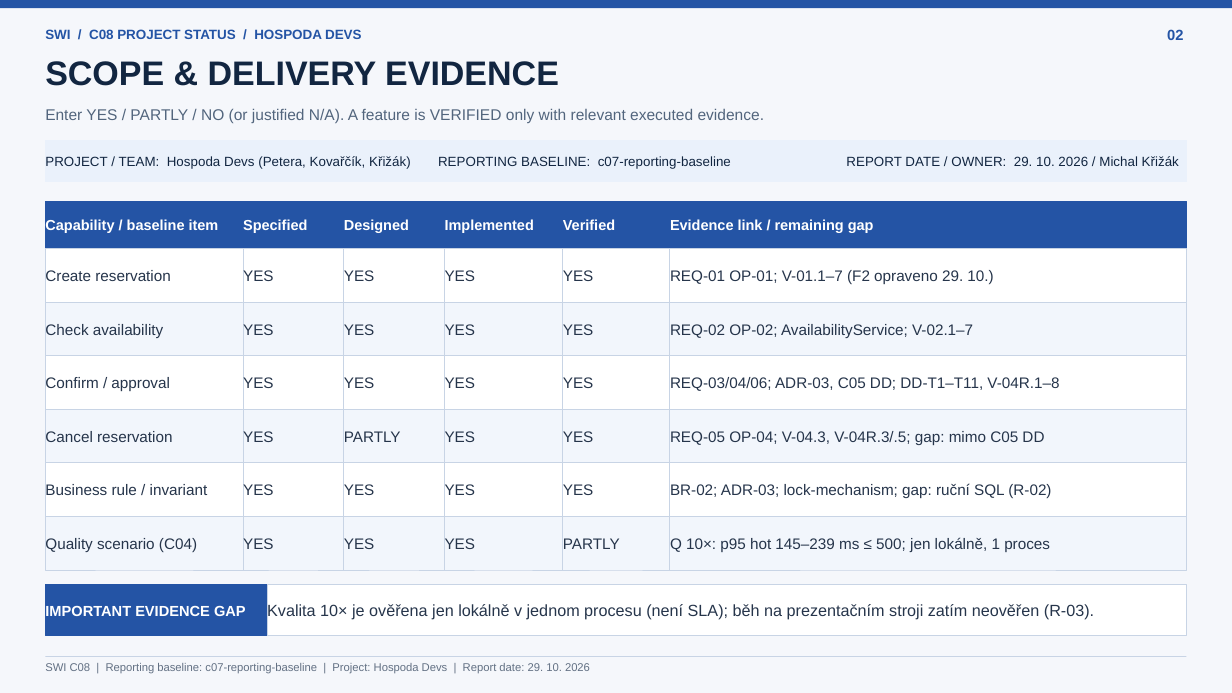
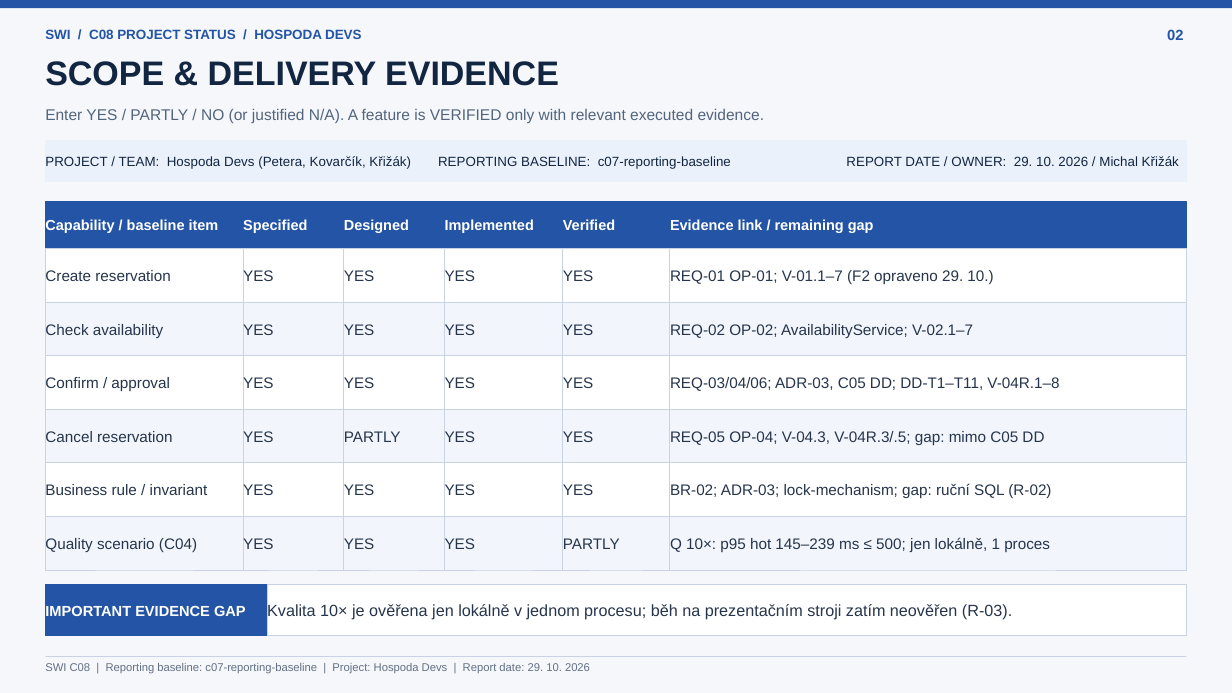
Before and after one commit to jaroslavpetera/swi_project, a slide deck: slide 2 of docs/c08-project-status.pptx. Drawn at 1232x693 pixels with LibreOffice and Linux fonts; fonts in the diff are those of the drawing. Boxes give left, top, right and bottom in pixels: in the first picture for what was removed or moved away, otherwise in the second. Text is boxed around its words. In the diff, an @@ line names an element or a change of style, - is before the commit and + after.

Commit message:
Add updated project status presentation file

```diff
--- a/docs/c08-project-status.pptx
+++ b/docs/c08-project-status.pptx
@@ text in rectangle at <box>45,156,411,169</box>: text changed @@
-PROJECT / TEAM: Hospoda Devs (Petera, Kovařčík, Křižák)
+PROJECT / TEAM: Hospoda Devs (Petera, Kovarčík, Křižák)
@@ text in rectangle at <box>267,603,1012,620</box>: text changed @@
-Kvalita 10× je ověřena jen lokálně v jednom procesu (není SLA); běh na prezentačním stroji zatím neověřen (R-03).
+Kvalita 10× je ověřena jen lokálně v jednom procesu; běh na prezentačním stroji zatím neověřen (R-03).
```
Also in this commit, not shown: 5 other slides changed.
